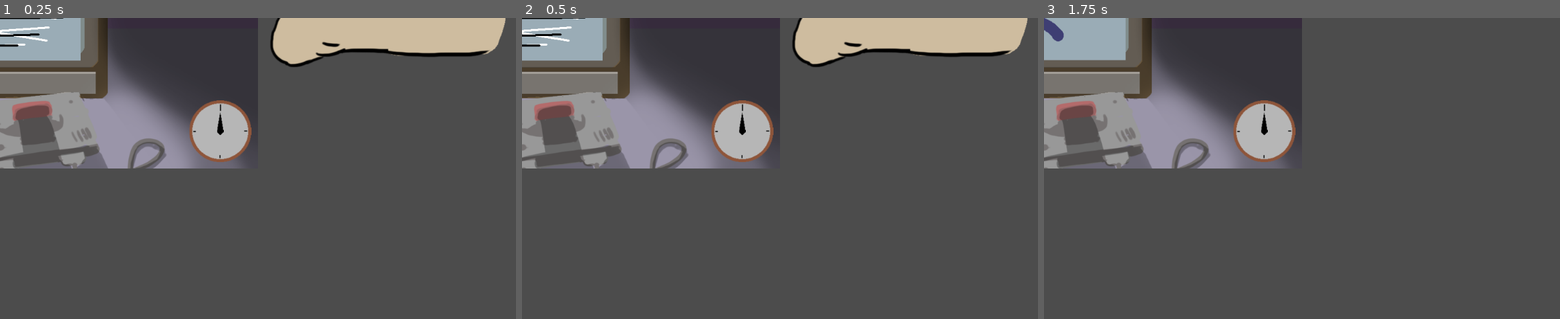
Above: before the commit, frames 1-3 (left to right).
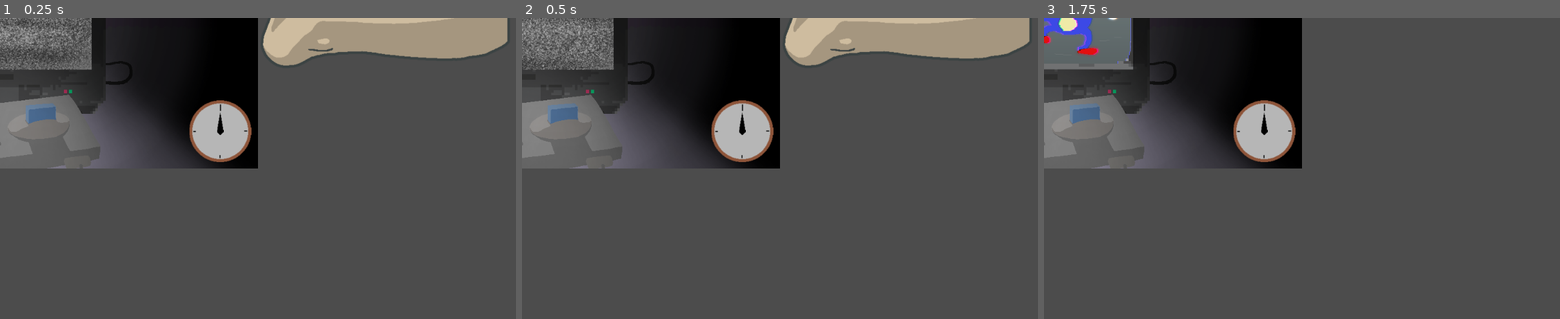
Above: after the commit, the same moments.

Repository: ericdsw/global_game_jam_2020
Game: Godot game, scene res://Screens/MiniGames/FixTV/FixTVMinigame.tscn
The game is run twice, just before and just after one commit, with the same random seed, the same clock (stepped at 60 frames per second) and the same inputs. This scene is started directly instead of the project's main scene.
Inputs (mouse positions are in pixels of both pictures, inside the frame that each line leads up to):
- Up to frame 1 (0.25 s): no input
- Up to frame 2 (0.5 s): no input
- Up to frame 3 (1.75 s): tap Enter (ui_accept) at 0.5, 0.77, 1.25 s; move the mouse to (1415, 153) at 0.52 s; press the mouse at (1415, 153) at 0.53 s; release the mouse at (1415, 153) at 1.25 s; drag from (1198, 183) to (1276, 228) at 1.27 s

The runs differ from the first frame. In frame 1, 25% of the frame differs, in the area x 0-99%, y 0-50%; in frame 2, 25%; in frame 3, 21%.

Commit message:
Add FixTV assets... AGAIN

Diff:
--- a/Screens/MiniGames/FixTV/FixTVMinigame.gd
+++ b/Screens/MiniGames/FixTV/FixTVMinigame.gd
@@ -32,7 +32,9 @@
 
 		if click_counter < amount_of_clicks:
 			anim_player.stop()
-			anim_player.play("bad_hit")
+			var t_a : Array = ["bad_hit_1", "bad_hit_2"]
+			t_a.shuffle()
+			anim_player.play(t_a[0])
 		elif click_counter == amount_of_clicks:
 			rest_timer.start()
 			anim_player.stop()
@@ -74,6 +76,7 @@
 
 # Connected via UI
 func _on_RestTimer_timeout() -> void:
+	anim_player.play("clean")
 	on_success()
 
 func on_success() -> void:
@@ -92,3 +95,7 @@
 
 func _on_FootTween_tween_completed(object : Object, key : String) -> void:
 	request_shake(3.0 , 0.1)
+
+func _on_AnimationPlayer_animation_finished(anim_name : String) -> void:
+	if anim_name == "bad_hit_1" or anim_name == "bad_hit_2":
+		anim_player.play("idle")
--- a/Screens/MiniGames/FixTV/FixTVMinigame.tscn
+++ b/Screens/MiniGames/FixTV/FixTVMinigame.tscn
@@ -12,6 +12,14 @@
 [ext_resource path="res://Resources/Sounds/FixTV/punch.wav" type="AudioStream" id=10]
 [ext_resource path="res://Resources/Sounds/FixTV/Static.wav" type="AudioStream" id=11]
 [ext_resource path="res://Resources/Sounds/FixTV/Sanic.wav" type="AudioStream" id=12]
+[ext_resource path="res://Resources/FixTV/BlinkLight.png" type="Texture" id=13]
+[ext_resource path="res://Resources/FixTV/Anims/Static2-2.png" type="Texture" id=14]
+[ext_resource path="res://Resources/FixTV/Anims/Static1-1.png" type="Texture" id=15]
+[ext_resource path="res://Resources/FixTV/Anims/Static2-1.png" type="Texture" id=16]
+[ext_resource path="res://Resources/FixTV/Anims/Static1-2.png" type="Texture" id=17]
+[ext_resource path="res://Resources/FixTV/Anims/Static3-1.png" type="Texture" id=18]
+[ext_resource path="res://Resources/FixTV/Anims/Static3-2.png" type="Texture" id=19]
+[ext_resource path="res://Resources/FixTV/PressStart.png" type="Texture" id=20]
 
 [sub_resource type="Animation" id=1]
 resource_name = "bad_hit"
@@ -30,77 +38,221 @@
 "values": [ ExtResource( 4 ), ExtResource( 5 ), ExtResource( 4 ), ExtResource( 3 ), ExtResource( 4 ), ExtResource( 3 ) ]
 }
 
+[sub_resource type="Animation" id=4]
+resource_name = "bad_hit_1"
+length = 0.2
+step = 0.01
+tracks/0/type = "value"
+tracks/0/path = NodePath(".:texture")
+tracks/0/interp = 1
+tracks/0/loop_wrap = true
+tracks/0/imported = false
+tracks/0/enabled = true
+tracks/0/keys = {
+"times": PoolRealArray( 0, 0.02, 0.07, 0.11, 0.14, 0.17 ),
+"transitions": PoolRealArray( 1, 1, 1, 1, 1, 1 ),
+"update": 1,
+"values": [ ExtResource( 15 ), ExtResource( 16 ), ExtResource( 17 ), null, ExtResource( 15 ), ExtResource( 14 ) ]
+}
+
+[sub_resource type="Animation" id=8]
+resource_name = "bad_hit_2"
+length = 0.2
+step = 0.01
+tracks/0/type = "value"
+tracks/0/path = NodePath(".:texture")
+tracks/0/interp = 1
+tracks/0/loop_wrap = true
+tracks/0/imported = false
+tracks/0/enabled = true
+tracks/0/keys = {
+"times": PoolRealArray( 0, 0.02, 0.07, 0.11, 0.14, 0.17 ),
+"transitions": PoolRealArray( 1, 1, 1, 1, 1, 1 ),
+"update": 1,
+"values": [ ExtResource( 15 ), ExtResource( 18 ), ExtResource( 17 ), null, ExtResource( 15 ), ExtResource( 19 ) ]
+}
+
+[sub_resource type="Animation" id=6]
+resource_name = "clean"
+length = 0.9
+loop = true
+step = 0.45
+tracks/0/type = "value"
+tracks/0/path = NodePath(".:texture")
+tracks/0/interp = 1
+tracks/0/loop_wrap = true
+tracks/0/imported = false
+tracks/0/enabled = true
+tracks/0/keys = {
+"times": PoolRealArray( 0 ),
+"transitions": PoolRealArray( 1 ),
+"update": 1,
+"values": [ null ]
+}
+tracks/1/type = "value"
+tracks/1/path = NodePath("PressStartButton:texture")
+tracks/1/interp = 1
+tracks/1/loop_wrap = true
+tracks/1/imported = false
+tracks/1/enabled = true
+tracks/1/keys = {
+"times": PoolRealArray( 0 ),
+"transitions": PoolRealArray( 1 ),
+"update": 1,
+"values": [ ExtResource( 20 ) ]
+}
+tracks/2/type = "value"
+tracks/2/path = NodePath("PressStartButton:visible")
+tracks/2/interp = 1
+tracks/2/loop_wrap = true
+tracks/2/imported = false
+tracks/2/enabled = true
+tracks/2/keys = {
+"times": PoolRealArray( 0, 0.45 ),
+"transitions": PoolRealArray( 1, 1 ),
+"update": 1,
+"values": [ false, true ]
+}
+
 [sub_resource type="Animation" id=2]
 resource_name = "good_hit"
 length = 0.1
-tracks/0/type = "value"
-tracks/0/path = NodePath(".:texture")
-tracks/0/interp = 1
-tracks/0/loop_wrap = true
-tracks/0/imported = false
-tracks/0/enabled = true
-tracks/0/keys = {
-"times": PoolRealArray( 0, 0.05 ),
+step = 0.01
+tracks/0/type = "value"
+tracks/0/path = NodePath(".:texture")
+tracks/0/interp = 1
+tracks/0/loop_wrap = true
+tracks/0/imported = false
+tracks/0/enabled = true
+tracks/0/keys = {
+"times": PoolRealArray( 0, 0.04, 0.06 ),
+"transitions": PoolRealArray( 1, 1, 1 ),
+"update": 1,
+"values": [ ExtResource( 16 ), ExtResource( 18 ), null ]
+}
+
+[sub_resource type="Animation" id=7]
+resource_name = "idle"
+length = 0.04
+loop = true
+step = 0.02
+tracks/0/type = "value"
+tracks/0/path = NodePath(".:texture")
+tracks/0/interp = 1
+tracks/0/loop_wrap = true
+tracks/0/imported = false
+tracks/0/enabled = true
+tracks/0/keys = {
+"times": PoolRealArray( 0, 0.02 ),
 "transitions": PoolRealArray( 1, 1 ),
 "update": 1,
-"values": [ ExtResource( 4 ), ExtResource( 5 ) ]
+"values": [ ExtResource( 15 ), ExtResource( 17 ) ]
+}
+
+[sub_resource type="Animation" id=3]
+resource_name = "flicker"
+length = 0.08
+loop = true
+step = 0.04
+tracks/0/type = "value"
+tracks/0/path = NodePath(".:texture")
+tracks/0/interp = 1
+tracks/0/loop_wrap = true
+tracks/0/imported = false
+tracks/0/enabled = true
+tracks/0/keys = {
+"times": PoolRealArray( 0 ),
+"transitions": PoolRealArray( 1 ),
+"update": 1,
+"values": [ ExtResource( 13 ) ]
+}
+tracks/1/type = "value"
+tracks/1/path = NodePath(".:self_modulate")
+tracks/1/interp = 1
+tracks/1/loop_wrap = true
+tracks/1/imported = false
+tracks/1/enabled = true
+tracks/1/keys = {
+"times": PoolRealArray( 0, 0.04 ),
+"transitions": PoolRealArray( 1, 1 ),
+"update": 0,
+"values": [ Color( 1, 1, 1, 0.027451 ), Color( 1, 1, 1, 0.054902 ) ]
 }
 
 [node name="FixTVMinigame" instance=ExtResource( 1 )]
 script = ExtResource( 2 )
 duration = 3.0
+no_overlay_for_fail = true
 
 [node name="Background" type="Sprite" parent="." index="1"]
 texture = ExtResource( 6 )
 
 [node name="TV" type="Sprite" parent="." index="2"]
 position = Vector2( 0, -39 )
-texture = ExtResource( 4 )
 
 [node name="AnimationPlayer" type="AnimationPlayer" parent="TV" index="0"]
+autoplay = "idle"
 anims/bad_hit = SubResource( 1 )
+anims/bad_hit_1 = SubResource( 4 )
+anims/bad_hit_2 = SubResource( 8 )
+anims/clean = SubResource( 6 )
 anims/good_hit = SubResource( 2 )
+anims/idle = SubResource( 7 )
+
+[node name="PressStartButton" type="Sprite" parent="TV" index="1"]
+visible = false
+position = Vector2( -101.231, 69.7372 )
+texture = ExtResource( 20 )
 
 [node name="RestTimer" type="Timer" parent="." index="3"]
 wait_time = 0.5
 one_shot = true
 
 [node name="Arm" type="Sprite" parent="." index="4"]
-position = Vector2( -775.847, -38.8409 )
+position = Vector2( -792.675, -38.8409 )
 texture = ExtResource( 8 )
 
 [node name="Foot" type="Sprite" parent="." index="5"]
 position = Vector2( 764.31, -61.7132 )
 texture = ExtResource( 7 )
 
-[node name="ArmRest" type="Position2D" parent="." index="6"]
-position = Vector2( -778, -37 )
-
-[node name="FootRest" type="Position2D" parent="." index="7"]
+[node name="Flicker" type="Sprite" parent="." index="6"]
+self_modulate = Color( 1, 1, 1, 0.054902 )
+texture = ExtResource( 13 )
+
+[node name="AnimationPlayer" type="AnimationPlayer" parent="Flicker" index="0"]
+autoplay = "flicker"
+anims/flicker = SubResource( 3 )
+
+[node name="ArmRest" type="Position2D" parent="." index="7"]
+position = Vector2( -792.304, -37.8414 )
+
+[node name="FootRest" type="Position2D" parent="." index="8"]
 position = Vector2( 767, -58 )
 
-[node name="ArmFinal" type="Position2D" parent="." index="8"]
+[node name="ArmFinal" type="Position2D" parent="." index="9"]
 position = Vector2( -450, -50 )
 
-[node name="FootFinal" type="Position2D" parent="." index="9"]
+[node name="FootFinal" type="Position2D" parent="." index="10"]
 position = Vector2( 434, -180 )
 
-[node name="ArmTween" type="Tween" parent="." index="10"]
-
-[node name="FootTween" type="Tween" parent="." index="11"]
-
-[node name="ArmSound" type="AudioStreamPlayer" parent="." index="13"]
+[node name="ArmTween" type="Tween" parent="." index="11"]
+
+[node name="FootTween" type="Tween" parent="." index="12"]
+
+[node name="ArmSound" type="AudioStreamPlayer" parent="." index="14"]
 stream = ExtResource( 10 )
 
-[node name="FootSound" type="AudioStreamPlayer" parent="." index="14"]
+[node name="FootSound" type="AudioStreamPlayer" parent="." index="15"]
 stream = ExtResource( 9 )
 
-[node name="StaticSound" type="AudioStreamPlayer" parent="." index="15"]
+[node name="StaticSound" type="AudioStreamPlayer" parent="." index="16"]
 stream = ExtResource( 11 )
 autoplay = true
 
-[node name="WinSound" type="AudioStreamPlayer" parent="." index="16"]
+[node name="WinSound" type="AudioStreamPlayer" parent="." index="17"]
 stream = ExtResource( 12 )
+[connection signal="animation_finished" from="TV/AnimationPlayer" to="." method="_on_AnimationPlayer_animation_finished"]
 [connection signal="timeout" from="RestTimer" to="." method="_on_RestTimer_timeout"]
 [connection signal="tween_completed" from="ArmTween" to="." method="_on_ArmTween_tween_completed"]
 [connection signal="tween_completed" from="FootTween" to="." method="_on_FootTween_tween_completed"]
Binary file added: Resources/FixTV/Anims/Static1-1.png
Not shown, added: Resources/FixTV/Anims/Static1-1.png.import
Binary file added: Resources/FixTV/Anims/Static1-2.png
Not shown, added: Resources/FixTV/Anims/Static1-2.png.import
Binary file added: Resources/FixTV/Anims/Static2-1.png
Not shown, added: Resources/FixTV/Anims/Static2-1.png.import
Binary file added: Resources/FixTV/Anims/Static2-2.png
Not shown, added: Resources/FixTV/Anims/Static2-2.png.import
Binary file added: Resources/FixTV/Anims/Static3-1.png
Not shown, added: Resources/FixTV/Anims/Static3-1.png.import
Binary file added: Resources/FixTV/Anims/Static3-2.png
Not shown, added: Resources/FixTV/Anims/Static3-2.png.import
(and 9 more such lines)
